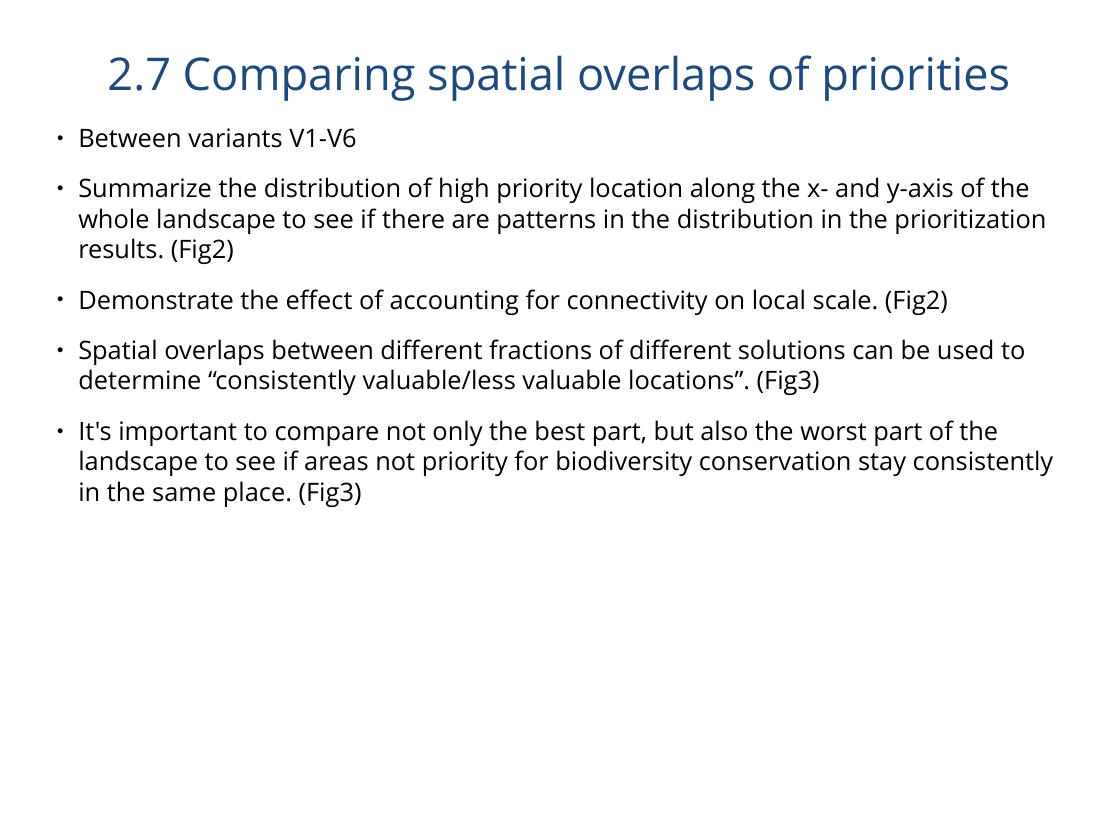
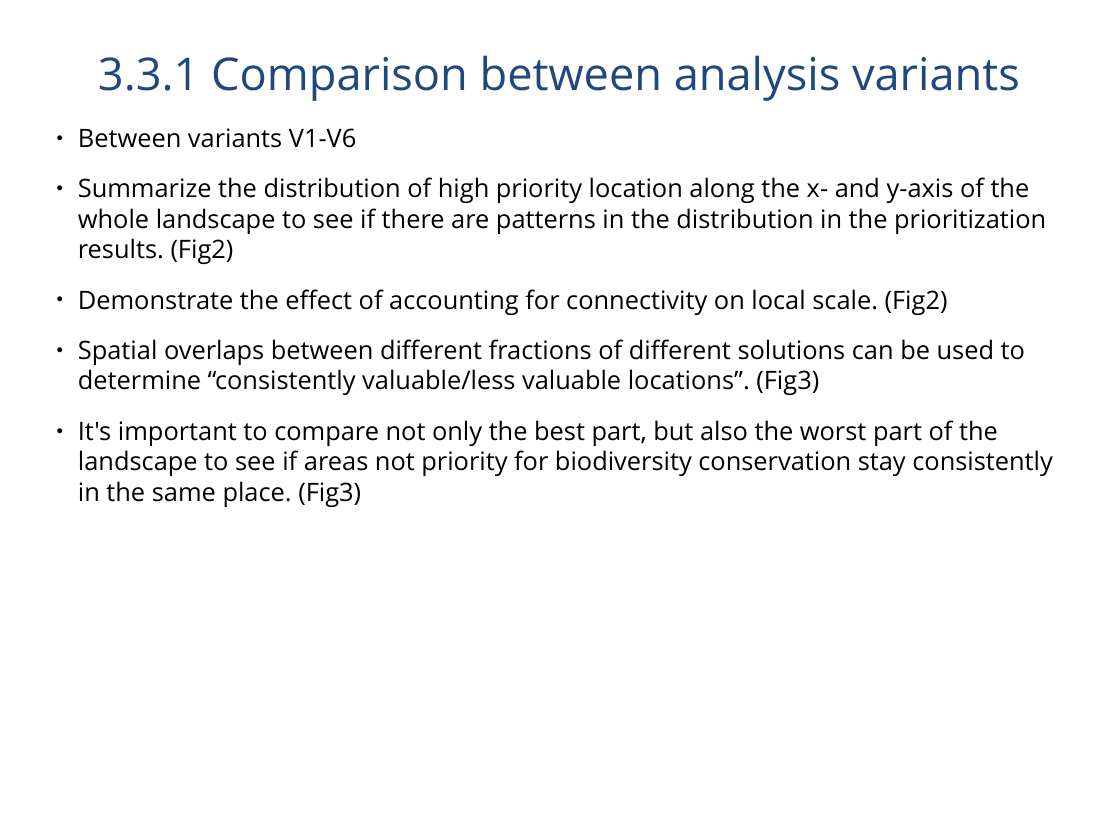
Before and after one commit to jlehtoma/validityms, a slide deck: slide 22 of reports/validity_ms_outline.ppt (slide 20 before the commit). Drawn at 1120x840 pixels with LibreOffice and Linux fonts; fonts in the diff are those of the drawing. Boxes give left, top, right and bottom in pixels: in the first picture for what was removed or moved away, otherwise in the second. Text is boxed around its words. In the diff, an @@ line names an element or a change of style, - is before the commit and + after.

```diff
--- a/reports/validity_ms_outline.ppt
+++ b/reports/validity_ms_outline.ppt
@@ title at <box>98,55,1020,101</box>: text changed @@
-2.7 Comparing spatial overlaps of priorities
+3.3.1 Comparison between analysis variants
```
Also in this commit, not shown: 18 other slides changed, 2 slides added, 1 other file.
